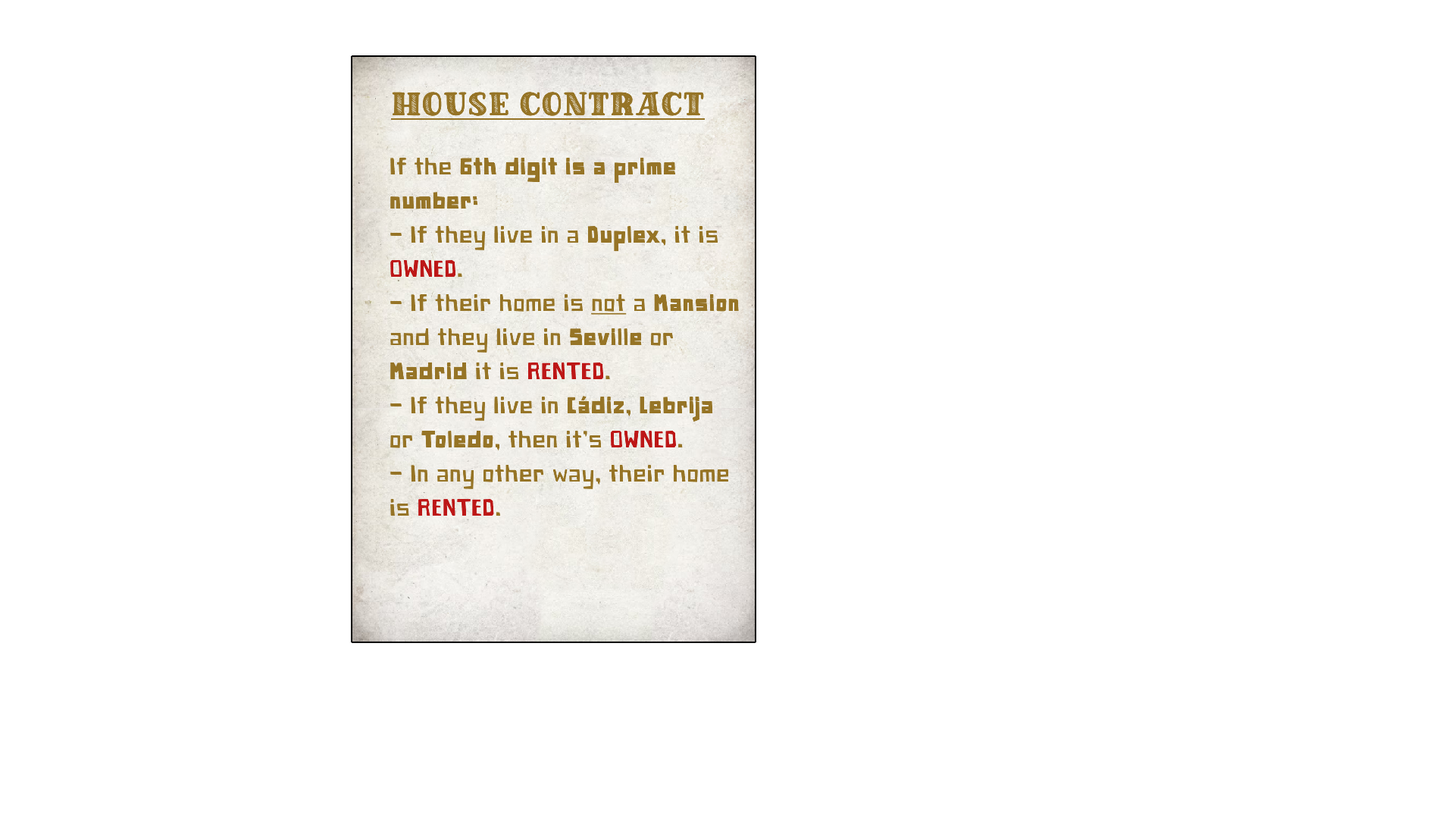
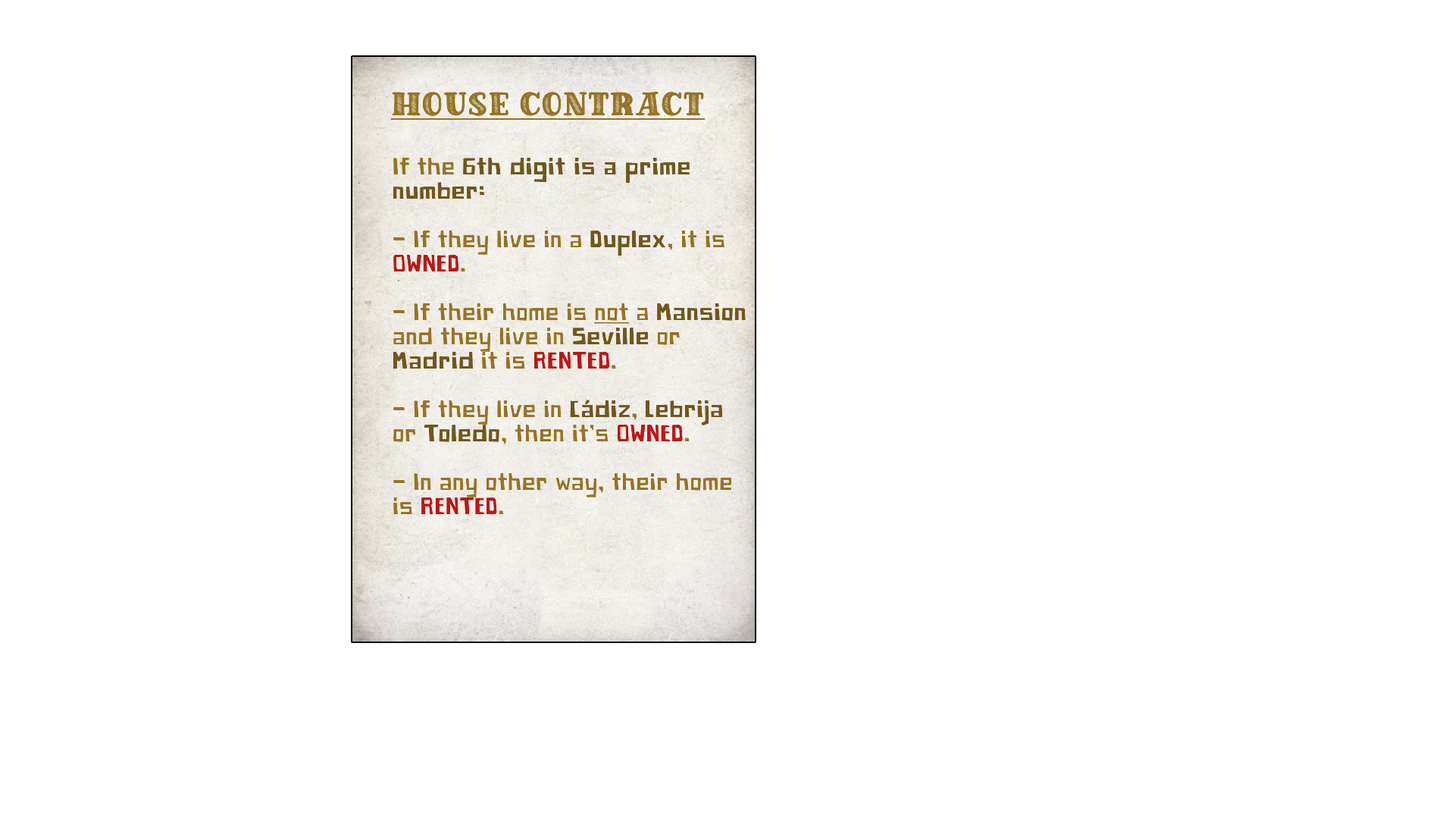
Layer changes from the first 1455 × 819 image to the second:
painted on "Page 6.1" over (390, 157, 746, 516)
